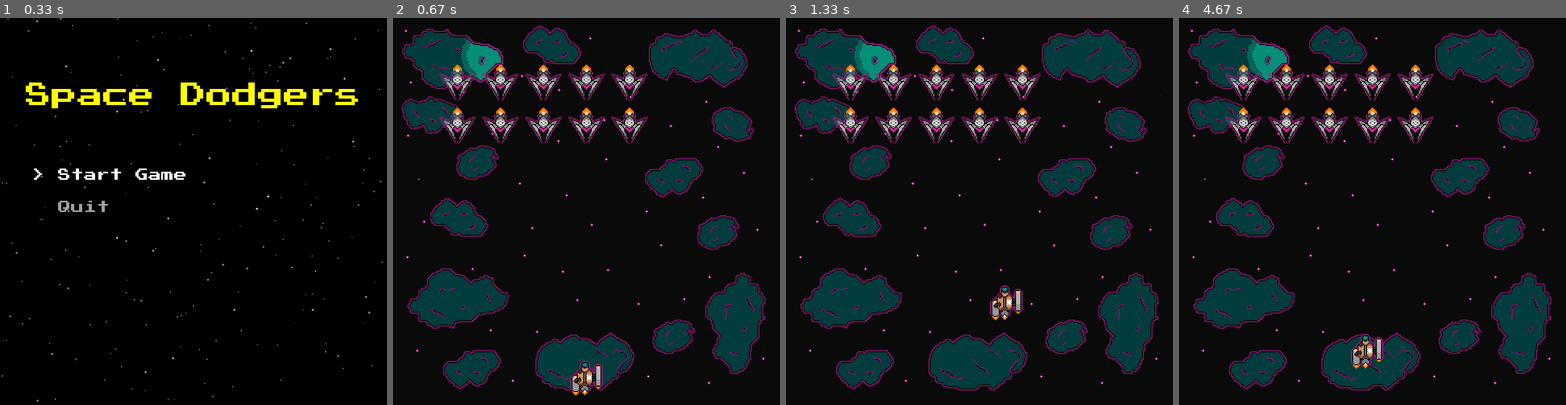
Above: before the commit, frames 1-4 (left to right).
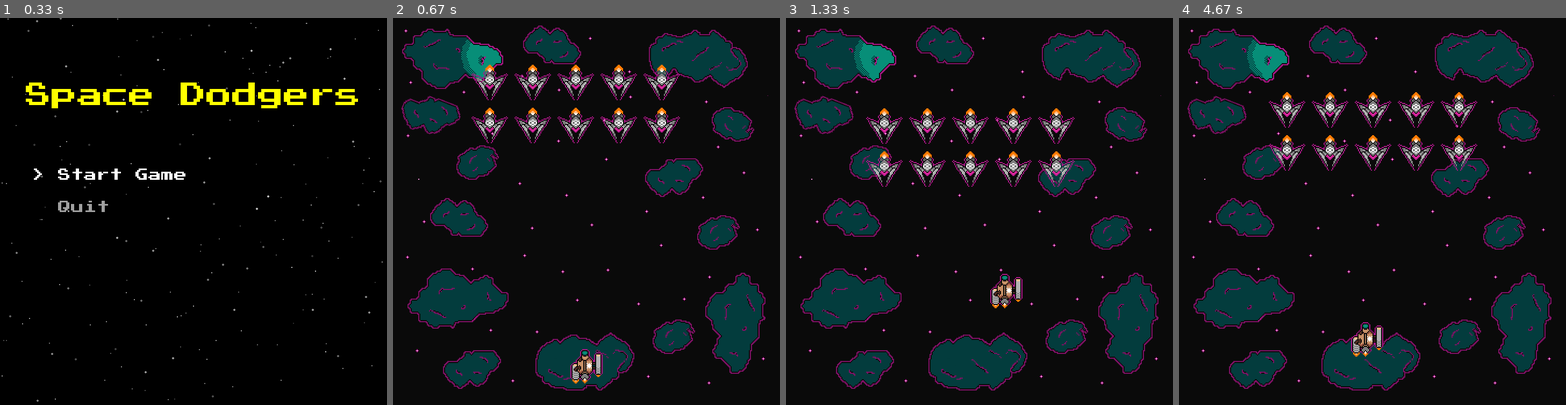
Above: after the commit, the same moments.

Repository: software-engineering-game/pygame-game
Game: pygame game, started from main.py
Same seed, same stepped clock (60 frames per second), same inputs: the game is played once before the commit and once after it.
Inputs:
- Up to frame 1 (0.33 s): no input
- Up to frame 2 (0.67 s): tap Enter at 0.33 s
- Up to frame 3 (1.33 s): hold Up 0.67-1.13 s; hold Right from 1.17 s (still down)
- Up to frame 4 (4.67 s): release Right at 1.63 s; hold Left 1.67-2.2 s; hold Down 2.23-2.53 s; hold Left 2.57-2.97 s; hold Up 3-3.37 s; hold Right 3.4-4.03 s; hold Down 4.07-4.43 s; hold Left from 4.47 s (still down)

Frame 1 is identical in both runs. In frame 2, 4.8% of the frame differs, in the area x 11-75%, y 12-98%; in frame 3, 5.0%; in frame 4, 5.2%, in the area x 11-78%, y 12-91%.

Commit message:
Implement square enemy movement and set boundaries for the player

Diff:
--- a/states/game_state.py
+++ b/states/game_state.py
@@ -13,7 +13,7 @@
         self.rect = self.image.get_rect(center=start_pos) # I still want to find a way to change the bounding box
         self.speed = speed
 
-    def update(self, keys):
+    def update(self, keys, bounds_rect=None):
         dx = dy = 0
 
         if keys[settings.keybind_player_left]:
@@ -27,6 +27,8 @@
 
         self.rect.x += dx
         self.rect.y += dy
+        if bounds_rect is not None:
+                  self.rect.clamp_ip(bounds_rect)
 
 # Basic Grunt Enemy
 class Basic_Enemy(pygame.sprite.Sprite):
@@ -37,9 +39,36 @@
         self.rect = self.image.get_rect(center=start_pos)
         self.speed = speed
 
+        # Square-movement state
+        self.bounds_rect = None
+        self.phase = 0  # 0=right, 1=down, 2=left, 3=up
+        self.side_len = 80
+        self.phase_pixels_remaining = self.side_len
+
     def update(self):
-        # This is where basic enemy behavior should go
-        pass
+        # If bounds not set, do nothing (safe default)
+        if self.bounds_rect is None:
+            return
+
+        # Move in a square: Right, Down, Left, Up
+        if self.phase == 0:
+            self.rect.x += self.speed
+        elif self.phase == 1:
+            self.rect.y += self.speed
+        elif self.phase == 2:
+            self.rect.x -= self.speed
+        else:
+            self.rect.y -= self.speed
+
+        self.phase_pixels_remaining -= self.speed
+
+        # Switch to next side when current side finished
+        if self.phase_pixels_remaining <= 0:
+            self.phase = (self.phase + 1) % 4
+            self.phase_pixels_remaining = self.side_len
+
+        # Clamp inside bounds after moving
+        self.rect.clamp_ip(self.bounds_rect)
 
 # Not sure why this duplicate is here, but I assume it's for a more advanced enemy type
 class Enemy(pygame.sprite.Sprite):
@@ -70,10 +99,36 @@
         self.enemy_ships = pygame.sprite.Group()
         self.enemy_bullets = pygame.sprite.Group()
 
+        # Play area bounds (change these numbers anytime)
+        margin_left = 40
+        margin_right = 40
+        margin_top = 40
+        margin_bottom = 40
+
+        self.play_area = pygame.Rect(
+            margin_left,
+            margin_top,
+            app.width - margin_left - margin_right,
+            app.height - margin_top - margin_bottom
+        )
+
+        # Enemy movement area (can be same or different)
+        enemy_margin_left = 40
+        enemy_margin_right = 40
+        enemy_margin_top = 40
+        enemy_margin_bottom = 200  # keep enemies mostly in upper area
+
+        self.enemy_area = pygame.Rect(
+            enemy_margin_left,
+            enemy_margin_top,
+            app.width - enemy_margin_left - enemy_margin_right,
+            app.height - enemy_margin_top - enemy_margin_bottom
+        )
+
         self.spawn_basic_enemy_wave(
             asset_folder=asset_folder,
             sprite_name=settings.ENEMY_BASIC_SPRITE,
-            speed=settings.ENEMY_SPD,
+            speed=3,
             corner_pos=(settings.WAVE_CORNER_X, settings.WAVE_CORNER_Y),
             rows=settings.WAVE_ROWS,
             columns=settings.WAVE_COLUMNS,
@@ -96,8 +151,12 @@
 
     def update(self, app, dt):
         keys = pygame.key.get_pressed()
-        self.player.update(keys)
+        self.player.update(keys, self.play_area)
         self.enemy_ships.update()
+        # Remove enemies that moved off-screen
+        for enemy in list(self.enemy_ships):
+         if enemy.rect.top > app.height:
+           enemy.kill()
 
     def draw(self, app, screen):
         screen.fill(self.bg_color)
@@ -110,4 +169,5 @@
             for i in range(columns):
                 (x, y) = (corner_pos[0] + i * spacing[0], corner_pos[1] + j * spacing[1])
                 enemy = Basic_Enemy(asset_folder, sprite_name, speed, (x, y))
+                enemy.bounds_rect = self.enemy_area
                 self.enemy_ships.add(enemy)
